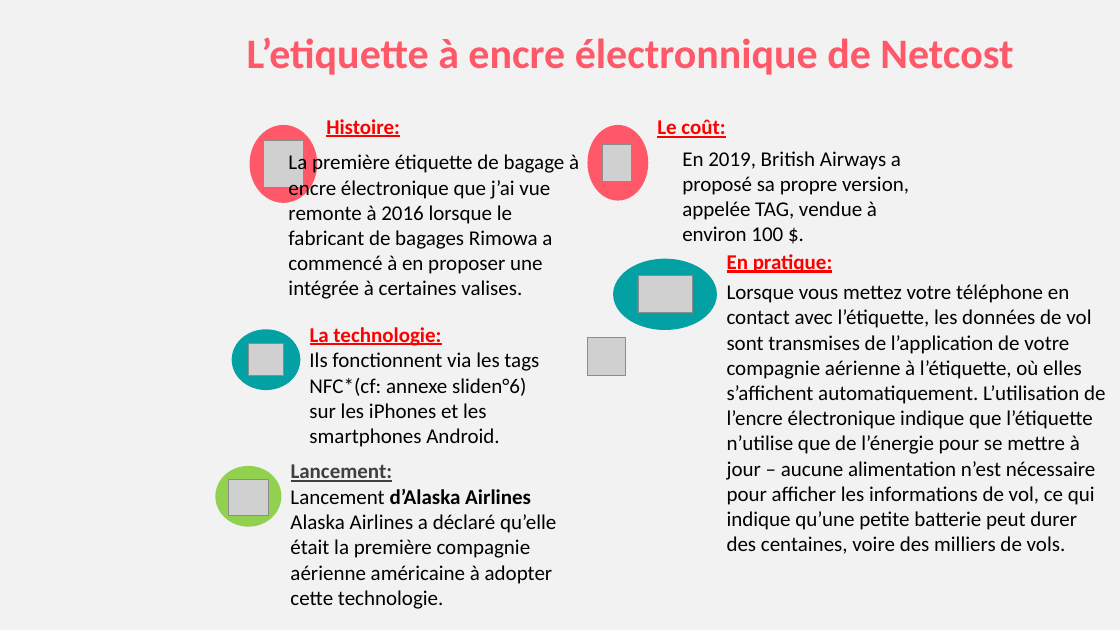
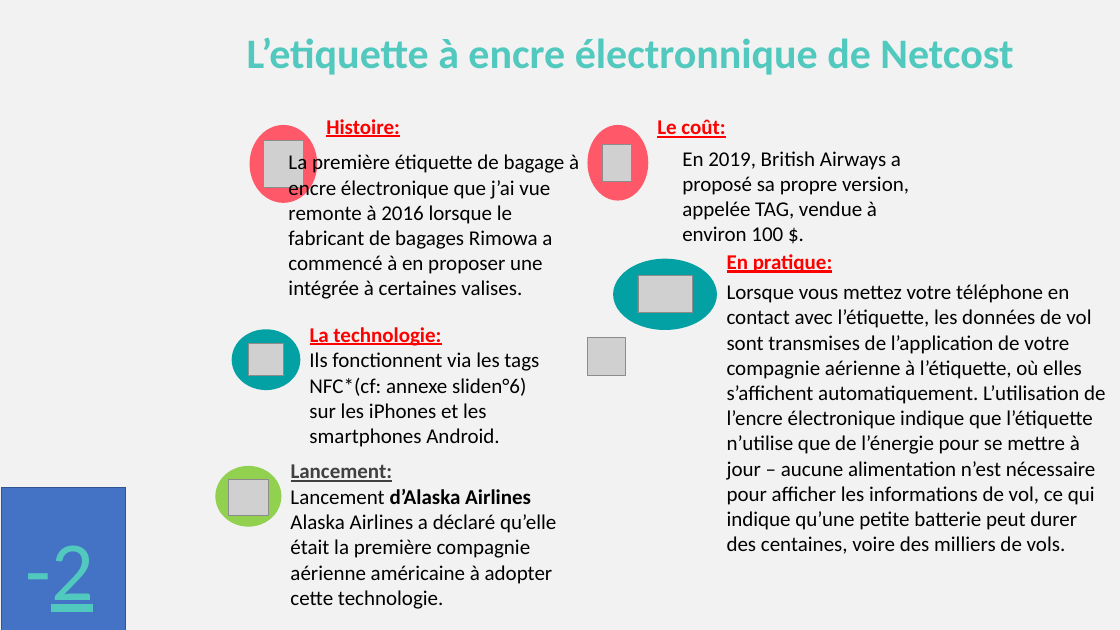
Before and after one commit to Jeremy-Sabadie/pmn-tools, a slide deck: slide 2 of pvt/pvt.pptx (slide 3 before the commit). Drawn at 1120x630 pixels with LibreOffice and Linux fonts; fonts in the diff are those of the drawing; grey boxes stand for pictures. Boxes give left, top, right and bottom in pixels: in the first picture for what was removed or moved away, otherwise in the second. Text is boxed around its words. In the diff, an @@ line names an element or a change of style, - is before the commit and + after.

```diff
--- a/pvt/pvt.pptx
+++ b/pvt/pvt.pptx
@@ text "L’etiquette à encre électronnique de ..." at (x1=247, y1=37, x2=1013, y2=75): text colour #FF5969 to #52C9BE @@
@@ rectangle added at (x1=2, y1=487, x2=126, y2=630), fill #4472C4, outline #325491 1 pt @@
@@ text added at (x1=25, y1=545, x2=93, y2=612), 72 pt, text #52C9BE @@
+-2
```
Also in this commit, not shown: 4 other slides changed, 1 slide added, 2 slides removed, 5 other files.
